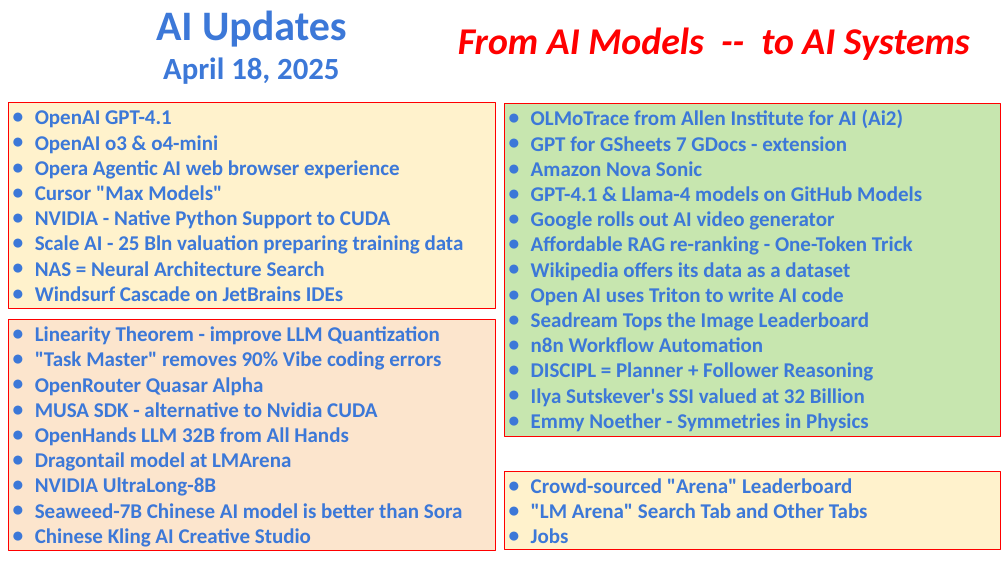
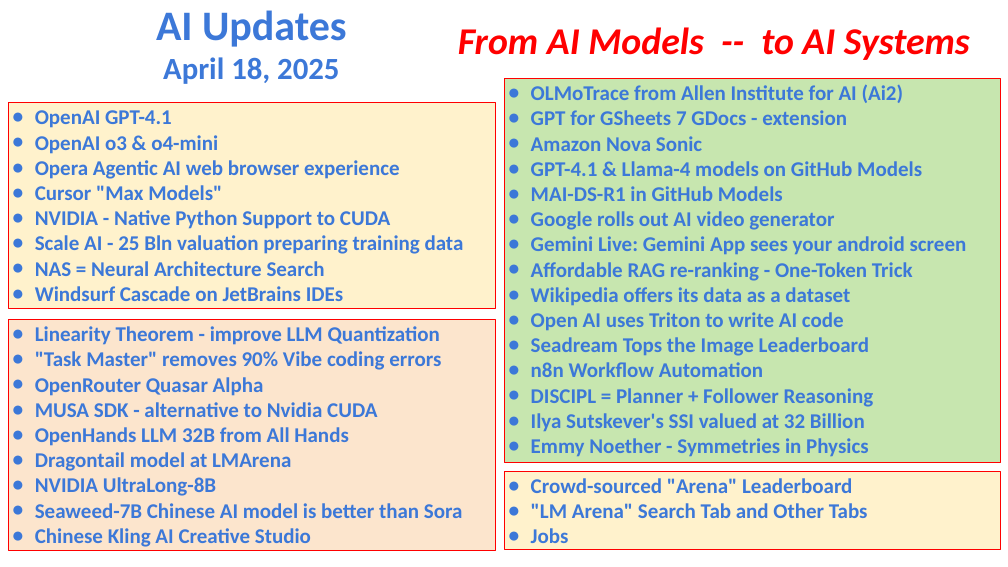
Before and after one commit to lselector/seminar, a slide deck: slide 1 of 2025/2025-04-18-AI-Updates.pptx. Drawn at 1008x567 pixels with LibreOffice and Linux fonts; fonts in the diff are those of the drawing. Boxes give left, top, right and bottom in pixels: in the first picture for what was removed or moved away, otherwise in the second. Text is boxed around its words. In the diff, an @@ line names an element or a change of style, - is before the commit and + after.

```diff
--- a/2025/2025-04-18-AI-Updates.pptx
+++ b/2025/2025-04-18-AI-Updates.pptx
@@ rectangle "OLMoTrace from Allen Institute for ...": place and size @@
-rectangle "OLMoTrace from Allen Institute for ..." at <box>505,104,1001,436</box>
+rectangle "OLMoTrace from Allen Institute for ..." at <box>505,79,1001,463</box>
@@ text in rectangle at <box>531,186,783,201</box>: paragraph added @@
+● MAI-DS-R1 in GitHub Models
@@ text in rectangle at <box>531,236,967,255</box>: paragraph added @@
+● Gemini Live: Gemini App sees your android screen
```
Also in this commit, not shown: 6 other slides changed, 1 slide added, 1 slide removed.
